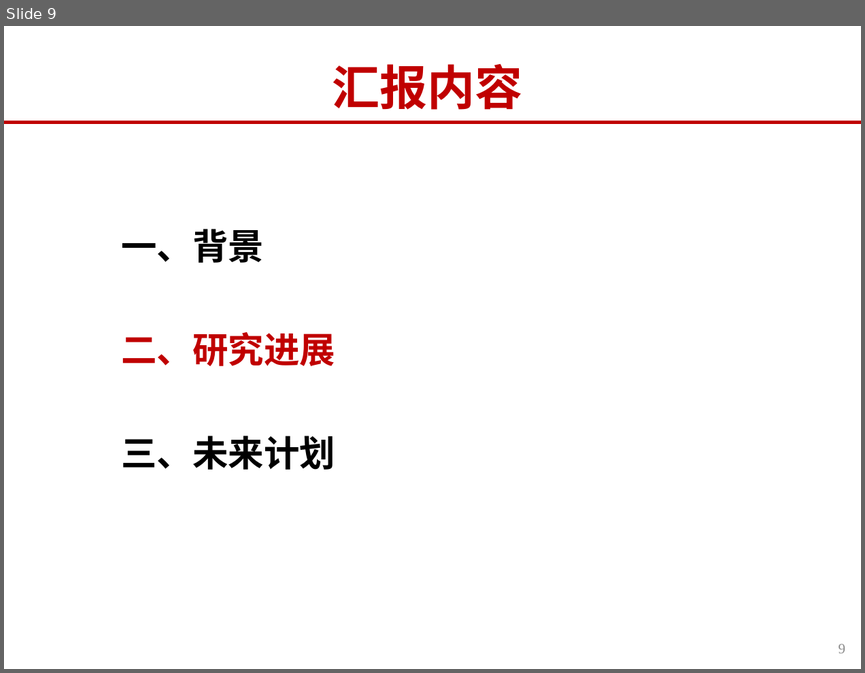
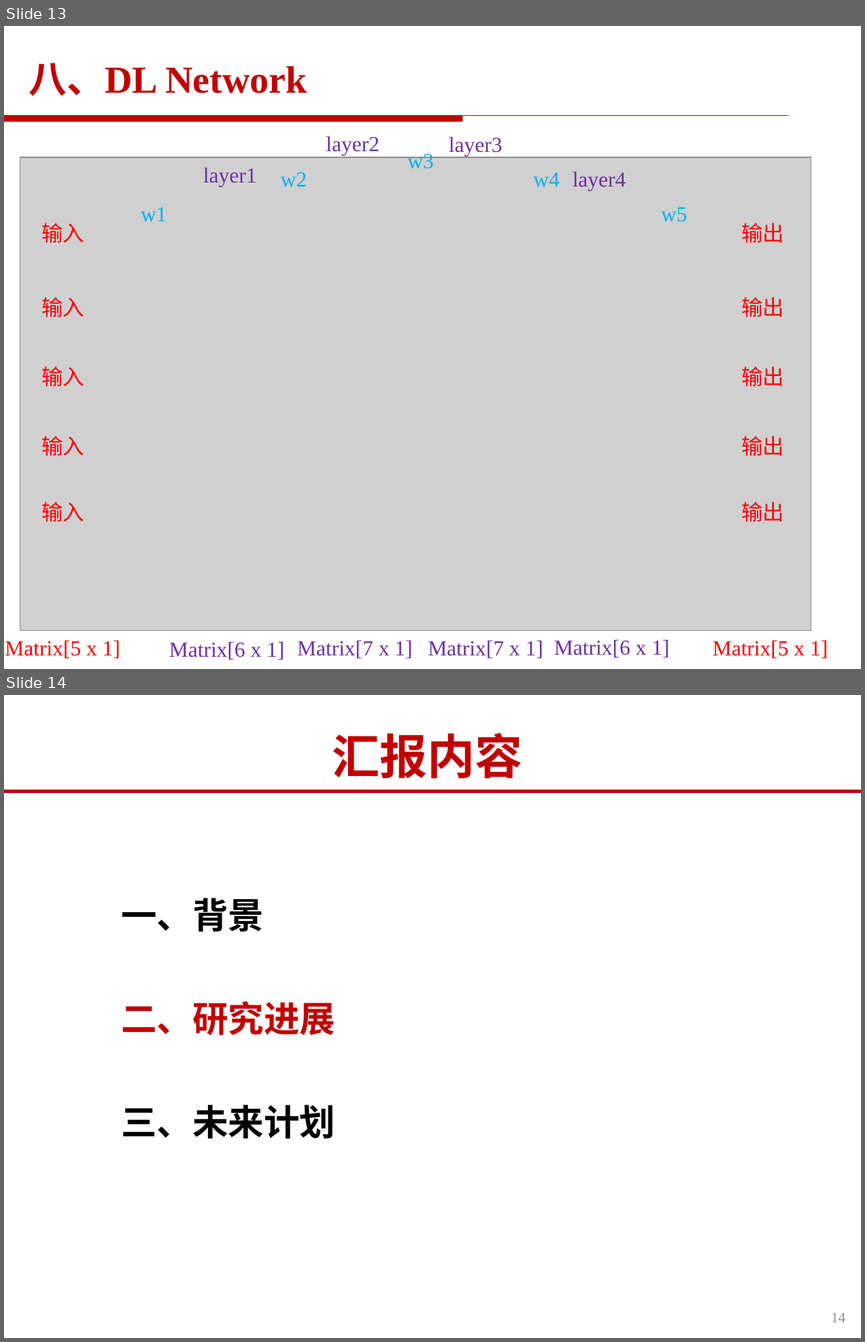
Before and after one commit to yqyang733/ML, a slide deck: ML_Learning_PPT/ML.pptx. Shown one above the other, each under a label of ours: slide 9 before the commit, slides 13 and 14 after it. The pictures are 865x673 and 865x1342 pixels, drawn with LibreOffice and Linux fonts; fonts in the diff are those of the drawing; grey boxes stand for pictures; background and template pictures are left out. Boxes give left, top, right and bottom in pixels: in the first picture for what was removed or moved away, otherwise in the second. Text is boxed around its words. In the diff, an @@ line names an element or a change of style, - is before the commit and + after.

```diff
--- a/ML_Learning_PPT/ML.pptx
+++ b/ML_Learning_PPT/ML.pptx
@@ slide 13 added at [4, 26, 861, 669], background #FFFFFF @@
@@ text added at [28, 63, 307, 96], 32 pt, text #C00000, bold @@
+八、DL Network
@@ freeform shape added at [4, 116, 788, 122], fill #C00000, outline #C00000 0.75 pt @@
@@ text added at [326, 136, 379, 155], 18 pt, text #7030A0 @@
+layer2
@@ text added at [449, 137, 502, 156], 18 pt, text #7030A0 @@
+layer3
@@ picture added at [20, 157, 811, 630] @@
@@ text added at [203, 167, 257, 187], 18 pt, text #7030A0 @@
+layer1
@@ text added at [407, 152, 433, 169], 18 pt, text #00B0F0 @@
+w3
@@ text added at [281, 172, 307, 187], 18 pt, text #00B0F0 @@
+w2
@@ text added at [533, 172, 559, 187], 18 pt, text #00B0F0 @@
+w4
@@ text added at [572, 172, 626, 191], 18 pt, text #7030A0 @@
+layer4
@@ text added at [141, 207, 167, 222], 18 pt, text #00B0F0 @@
+w1
@@ text added at [661, 207, 687, 222], 18 pt, text #00B0F0 @@
+w5
@@ text added at [41, 223, 84, 243], 18 pt, text #FF0000 @@
+输入
@@ text added at [741, 223, 784, 243], 18 pt, text #FF0000 @@
+输出
@@ text added at [41, 297, 84, 317], 18 pt, text #FF0000 @@
+输入
@@ text added at [741, 297, 784, 317], 18 pt, text #FF0000 @@
+输出
@@ text added at [41, 366, 84, 386], 18 pt, text #FF0000 @@
+输入
@@ text added at [741, 366, 784, 386], 18 pt, text #FF0000 @@
+输出
@@ text added at [41, 435, 84, 456], 18 pt, text #FF0000 @@
+输入
@@ text added at [741, 435, 784, 456], 18 pt, text #FF0000 @@
+输出
@@ text added at [41, 501, 84, 522], 18 pt, text #FF0000 @@
+输入
@@ text added at [741, 501, 784, 522], 18 pt, text #FF0000 @@
+输出
@@ text added at [5, 640, 120, 658], 18 pt, text #FF0000 @@
+Matrix[5 x 1]
@@ text added at [169, 641, 284, 660], 18 pt, text #7030A0 @@
+Matrix[6 x 1]
@@ text added at [297, 640, 412, 658], 18 pt, text #7030A0 @@
+Matrix[7 x 1]
@@ text added at [428, 640, 543, 658], 18 pt, text #7030A0 @@
+Matrix[7 x 1]
@@ text added at [554, 639, 669, 658], 18 pt, text #7030A0 @@
+Matrix[6 x 1]
@@ text added at [713, 640, 827, 658], 18 pt, text #FF0000 @@
+Matrix[5 x 1]
@@ what was slide 9 is now slide 14 @@
@@ page number at [831, 1312, 845, 1322]: text changed @@
-9
+14
```
Also in this commit, not shown: 1 slide changed, 4 other slides added.
